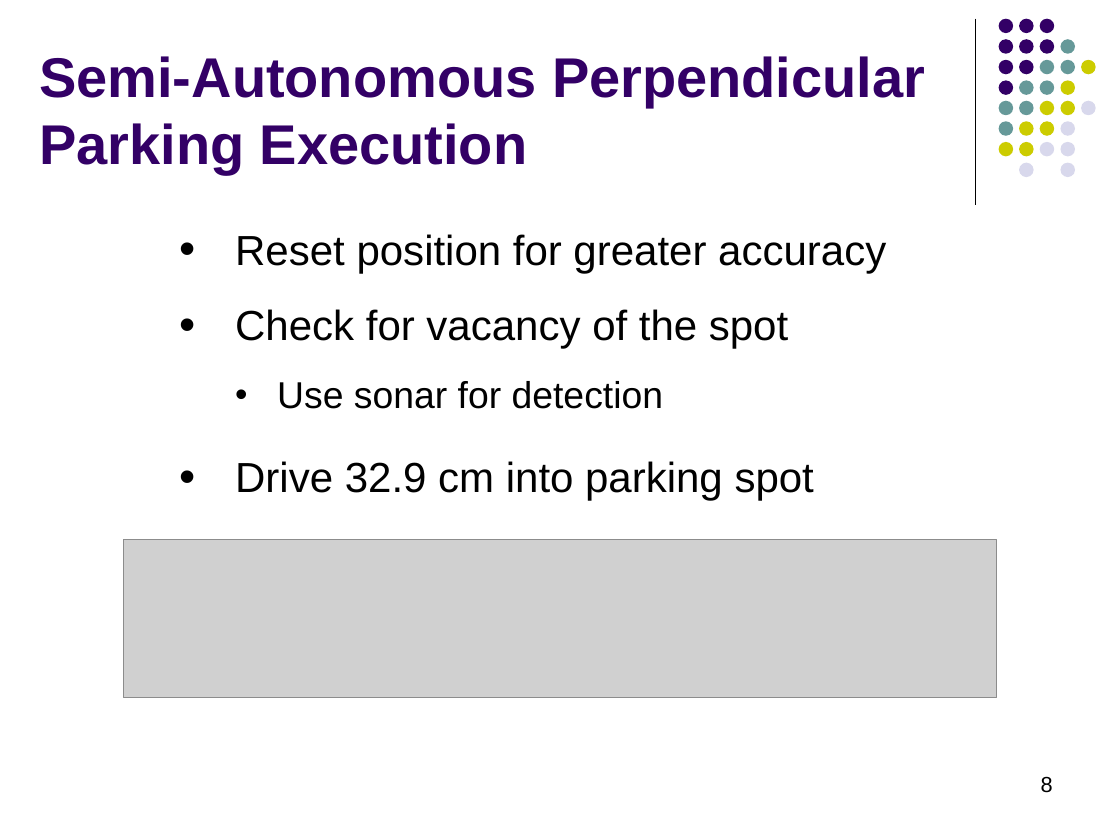
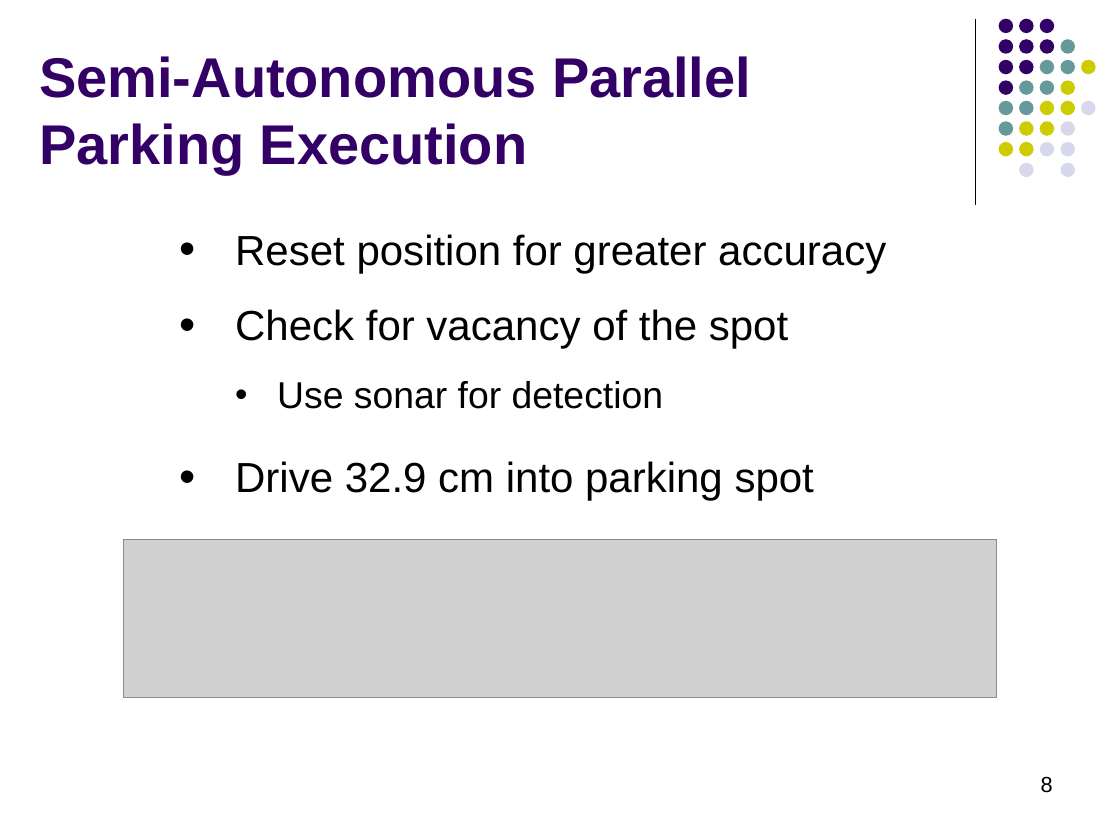
Before and after one commit to g-yotam/AutoBot-Parking, a slide deck: slide 8 of ECE2031Presentation.pptx. Drawn at 1120x840 pixels with LibreOffice and Linux fonts; fonts in the diff are those of the drawing; grey boxes stand for pictures. Boxes give left, top, right and bottom in pixels: in the first picture for what was removed or moved away, otherwise in the second. Text is boxed around its words. In the diff, an @@ line names an element or a change of style, - is before the commit and + after.

Commit message:
Presentation
formatted for PowerPoint

```diff
--- a/ECE2031Presentation.pptx
+++ b/ECE2031Presentation.pptx
@@ title at box(39, 56, 751, 174): text changed @@
-Semi-Autonomous Perpendicular Parking Execution
+Semi-Autonomous Parallel Parking Execution
```
